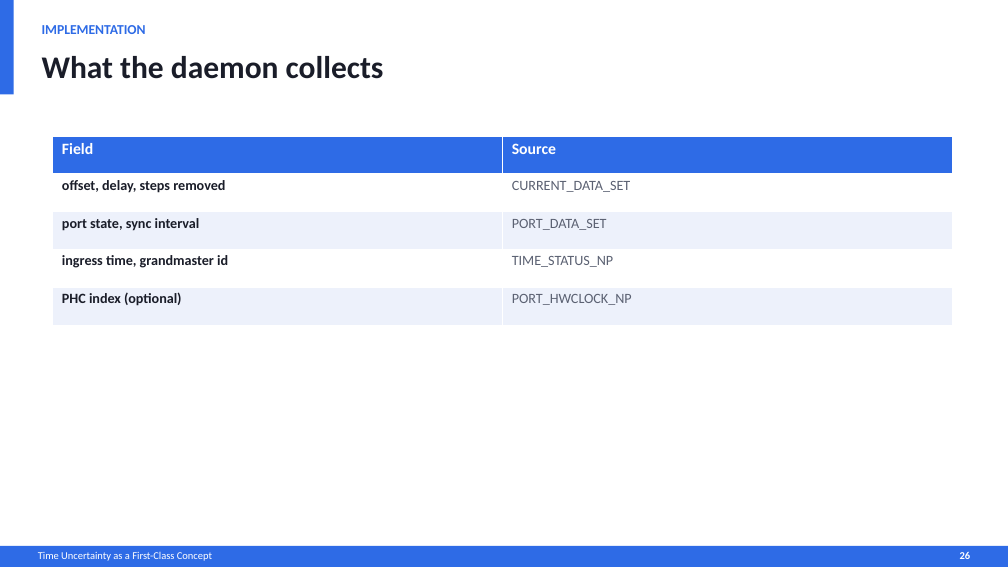
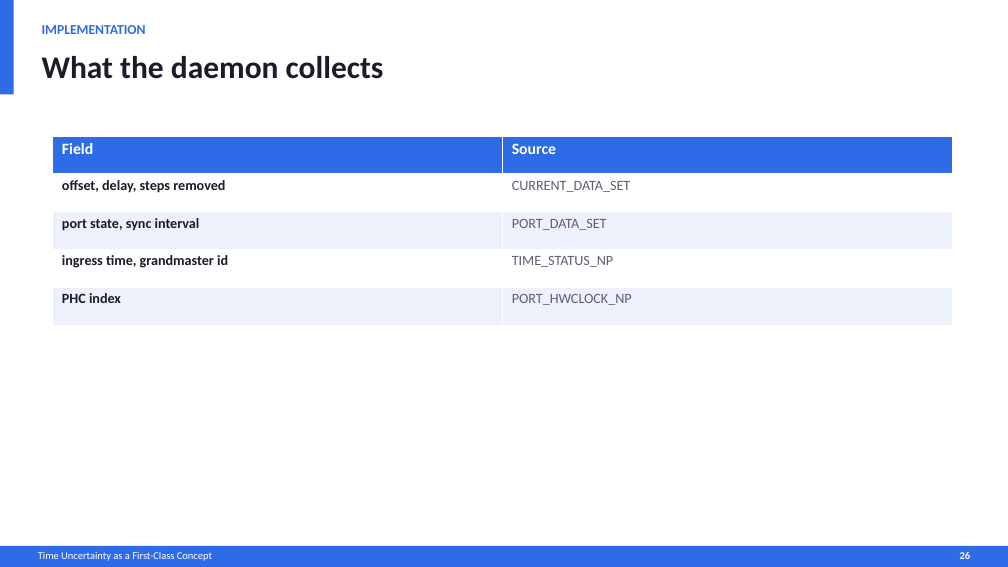
Before and after one commit to MaciekMachni/netdev-0x1a-talk, a slide deck: slide 26 of time-uncertainty-error-bar.pptx. Drawn at 1008x567 pixels with LibreOffice and Linux fonts; fonts in the diff are those of the drawing. Boxes give left, top, right and bottom in pixels: in the first picture for what was removed or moved away, otherwise in the second. Text is boxed around its words. In the diff, an @@ line names an element or a change of style, - is before the commit and + after.

Commit message:
review slides 1-30

```diff
--- a/time-uncertainty-error-bar.pptx
+++ b/time-uncertainty-error-bar.pptx
@@ table at bbox=[53, 136, 953, 325] @@
-row 5, column 1: PHC index (optional)
+row 5, column 1: PHC index
```
Also in this commit, not shown: 2 other slides changed, 2 other files.
